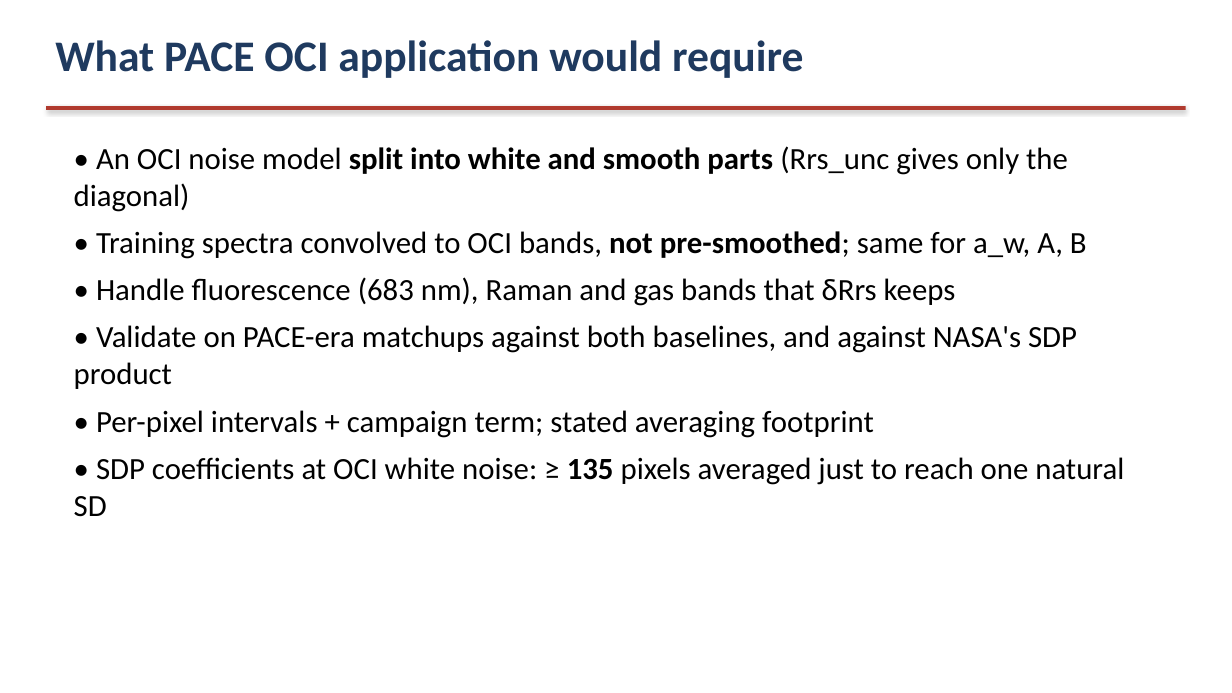
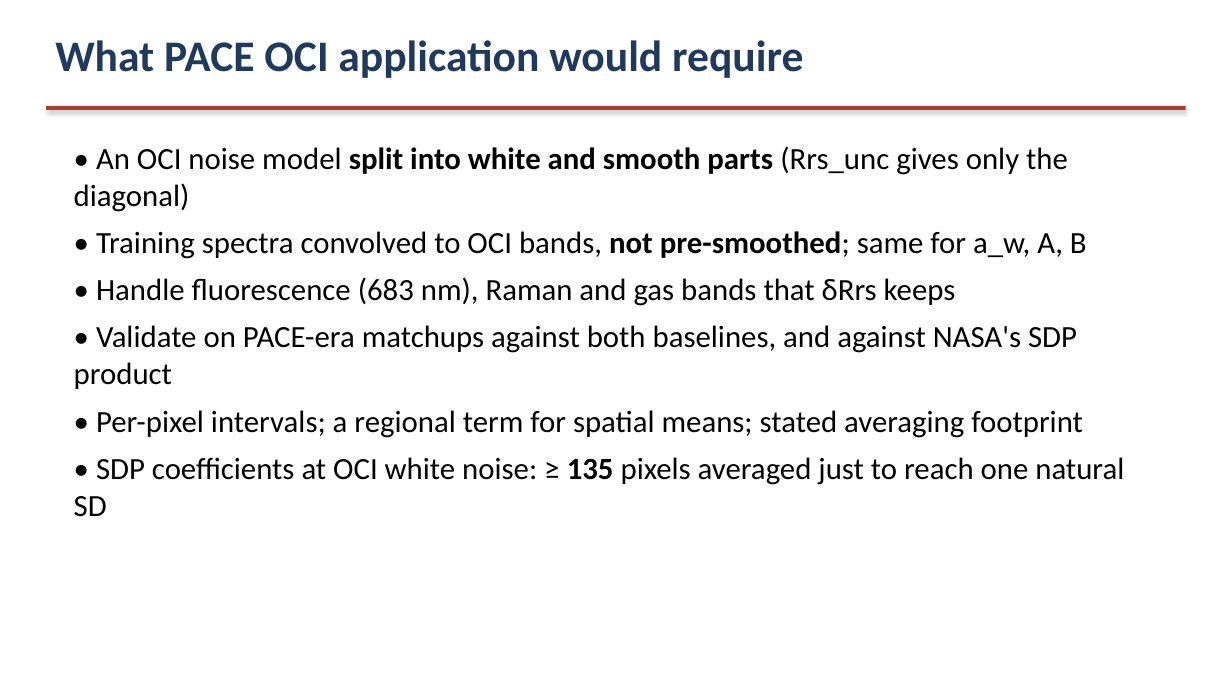
Before and after one commit to ocean-colour/EPFT-UP, a slide deck: slide 30 of reports/slides/SDP_Claude_Slides.pptx (slide 26 before the commit). Drawn at 1232x693 pixels with LibreOffice and Linux fonts; fonts in the diff are those of the drawing. Boxes give left, top, right and bottom in pixels: in the first picture for what was removed or moved away, otherwise in the second. Text is boxed around its words. In the diff, an @@ line names an element or a change of style, - is before the commit and + after.

```diff
--- a/reports/slides/SDP_Claude_Slides.pptx
+++ b/reports/slides/SDP_Claude_Slides.pptx
@@ text at (96,410,1083,438): text changed @@
-• Per-pixel intervals + campaign term; stated averaging footprint
+• Per-pixel intervals; a regional term for spatial means; stated averaging footprint
```
Also in this commit, not shown: 4 other slides changed, 4 slides added, 21 other files.
